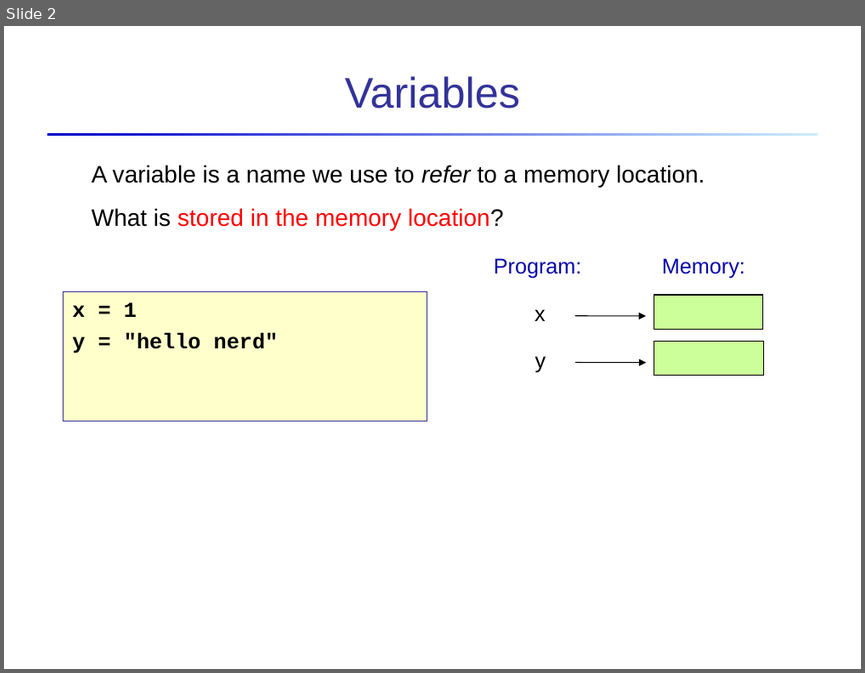
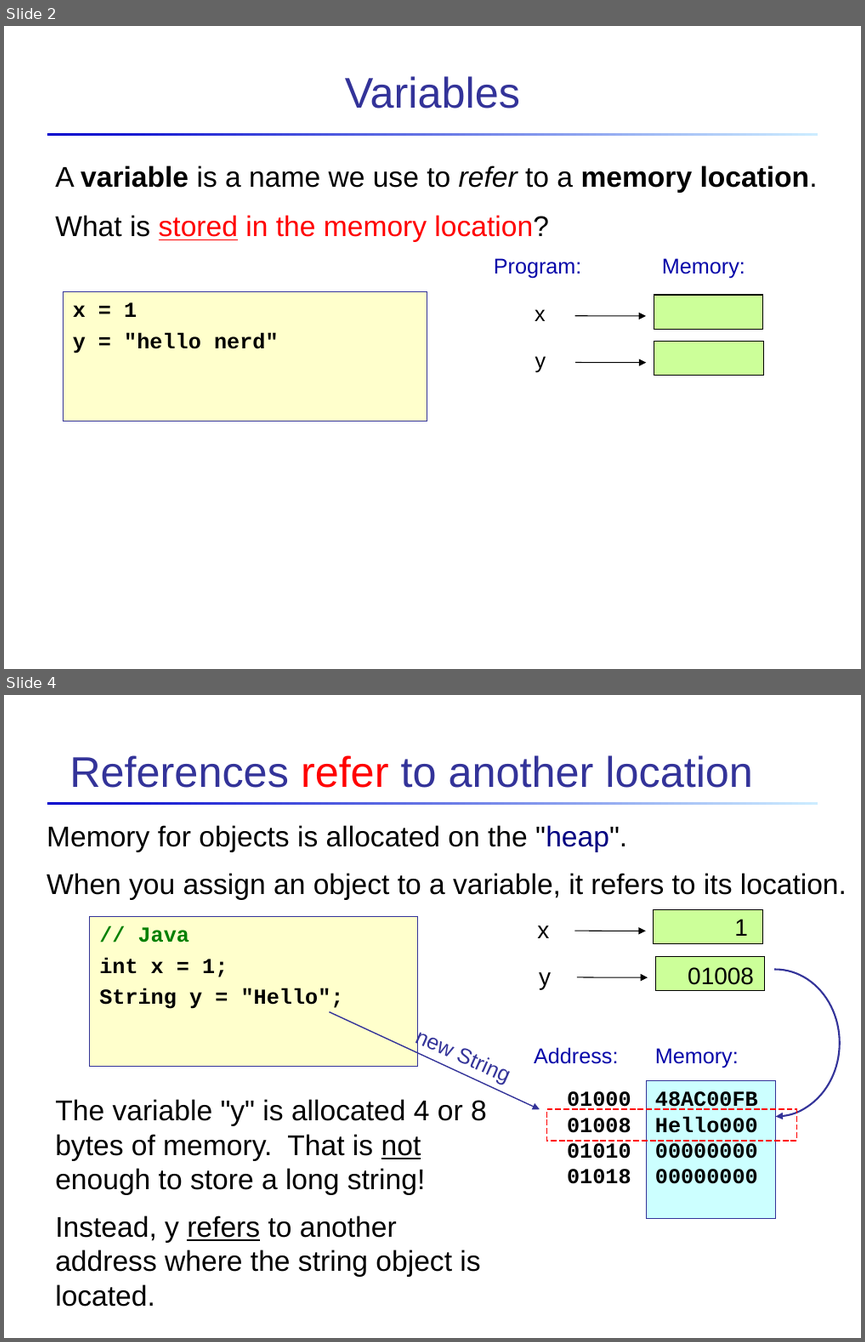
Before and after one commit to cpske/Prog2, a slide deck: oop/Object-References.ppt. Shown one above the other, each under a label of ours: slide 2 before the commit, slides 2 and 4 after it; the slides between them are not shown. The pictures are 865x673 and 865x1342 pixels, drawn with LibreOffice and Linux fonts; fonts in the diff are those of the drawing. Boxes give left, top, right and bottom in pixels: in the first picture for what was removed or moved away, otherwise in the second. Text is boxed around its words. In the diff, an @@ line names an element or a change of style, - is before the commit and + after.

```diff
--- a/oop/Object-References.ppt
+++ b/oop/Object-References.ppt
@@ slide 4 added at <box>4,695,861,1338</box>, background #FFFFFF; not listed: 1 template element that a slide beside it also shows @@
@@ title added at <box>69,755,753,788</box>, 36 pt, text #333399 @@
+References refer to another location
@@ text added at <box>46,825,846,900</box>, 24 pt, text #000000 @@
+Memory for objects is allocated on the "heap".
+When you assign an object to a variable, it refers to its location.
@@ rectangle added at <box>90,916,418,1066</box>, fill #FFFFCC, outline #333399 0.74 pt, 18 pt, text #000000, bold @@
+// Java
+int x = 1;
+String y = "Hello";
@@ rectangle added at <box>653,910,763,944</box>, fill #CCFF99, outline #000000 0.74 pt, 20 pt, text #000000 @@
+1
@@ text added at <box>537,925,549,938</box>, 20 pt, text #000000 @@
+x
@@ arrow added from (575, 930) to (646, 930), #000000 0.74 pt @@
@@ text added at <box>539,972,551,989</box>, 20 pt, text #000000 @@
+y
@@ rectangle added at <box>655,956,765,991</box>, fill #CCFF99, outline #000000 0.74 pt @@
@@ text added at <box>687,967,754,985</box>, 20 pt, text #000000 @@
+01008
@@ freeform shape added at <box>711,970,840,1117</box>, outline #333399 1.5 pt @@
@@ arrow added from (577, 977) to (647, 978), #000000 0.74 pt @@
@@ arrow added from (330, 1012) to (540, 1109), #333399 0.99 pt @@
@@ text added at <box>414,1025,449,1055</box>, 18 pt, text #333399 @@
+new String
@@ text added at <box>534,1047,618,1064</box>, 18 pt, text #0707A9 @@
+Address:
@@ text added at <box>655,1048,738,1068</box>, 18 pt, text #0707A9 @@
+Memory:
@@ text added at <box>55,1099,487,1306</box>, 24 pt, text #000000 @@
+The variable "y" is allocated 4 or 8 bytes of memory. That is not enough to store a long string!
+Instead, y refers to another address where the string object is located.
@@ text added at <box>567,1091,631,1184</box>, 18 pt, text #000000, bold @@
+01000
+01008
+01010
+01018
@@ rectangle added at <box>647,1081,775,1218</box>, fill #CCFFFF, outline #333399 0.74 pt, 18 pt, text #000000, bold @@
+48AC00FB
+Hello000
+00000000
+00000000
@@ rectangle added at <box>546,1109,796,1140</box>, outline #FF0000 0.99 pt @@
@@ slide 2 changed as well @@
@@ text "A variable is a name ...": place and size @@
-text "A variable is a name ..." at <box>92,165,704,230</box>
+text "A variable is a name ..." at <box>55,165,817,242</box>
@@ text "A variable is a name ..." at <box>55,165,817,242</box>: size 20 to 24 pt; bold on in "variable memory location."; underline on in "stored" @@
```
Also in this commit, not shown: 4 other slides changed, 11 other slides added, 8 slides removed, 9 other files.
